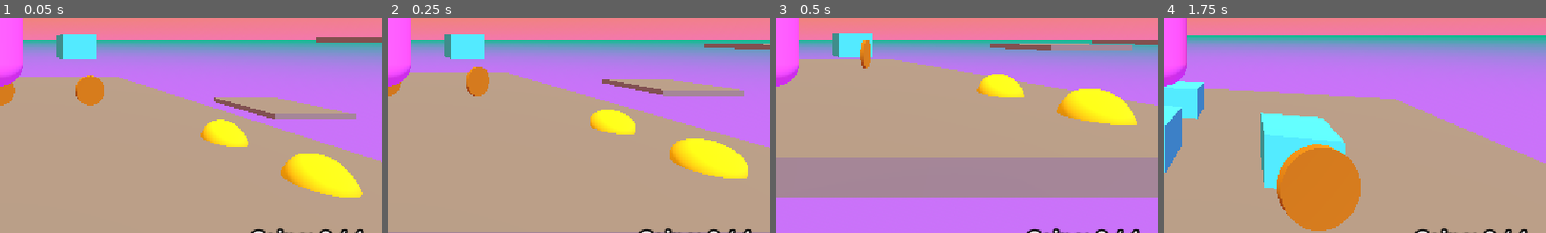
Above: before the commit, frames 1-4 (left to right).
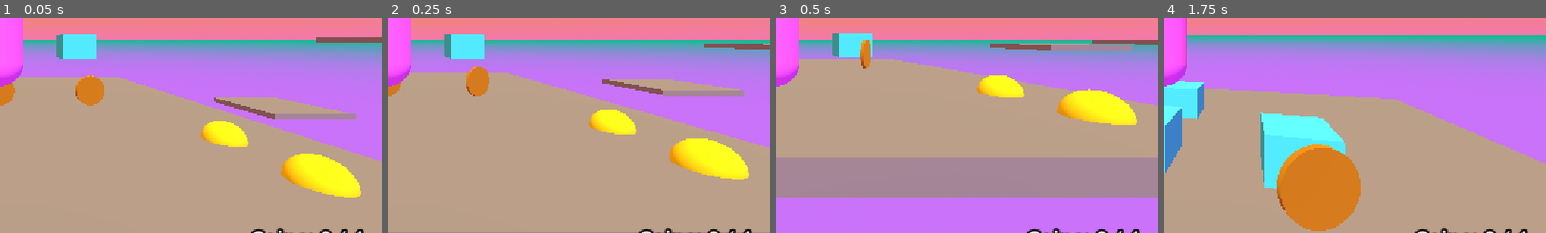
Above: after the commit, the same moments.

Repository: 17Dodecahedrons/Spieleentwicklungskurs
Game: Godot game, scene res://szenen/level_1.tscn
Two runs of this game, one before a commit and one after it. Both use one fixed random seed, a clock stepped at 60 frames per second and the inputs below.
Inputs (mouse positions are % of the whole screen's width and height, from its top left):
- Up to frame 1 (0.05 s): no input
- Up to frame 2 (0.25 s): no input
- Up to frame 3 (0.5 s): no input
- Up to frame 4 (1.75 s): move the mouse to (55, 50) at 0.52 s; hold W (forward) from 0.53 s (still down); tap Space (jump) at 0.6, 0.77, 1.07, 1.52, 1.55 s; move the mouse to (45, 50) at 1.27 s; tap Ctrl (crouch) at 1.35 s
The pictures show only the part of the screen within x 50-100%, y 45-95%; the shares and areas given below are measured in that part.

The runs differ from the first frame. In frame 1, 0.2% of the frame differs, in the area x 53-95%, y 47-84%; in frame 2, 0.2%; in frame 3, 0.2%; in frame 4, nothing differs.

Commit message:
jump bubble wiggle logic

Diff:
--- a/shader/jump_bubble.gdshader
+++ b/shader/jump_bubble.gdshader
@@ -1,6 +1,6 @@
 shader_type spatial;
 
-uniform float hit_intensity = 0.02;
+uniform float hit_intensity = 0.0;
 
 void vertex() {
 	// Mehr Mathe Magie
--- /dev/null
+++ b/skripte/jump_bubble.gd
@@ -0,0 +1,12 @@
+extends StaticBody3D
+
+@onready var jump_bubble_mesh = $MeshInstance3D
+var hit_intensity = 0.0
+
+func _jiggle() -> void:
+	hit_intensity = 0.3
+
+func _process(delta: float) -> void:
+	if hit_intensity > 0:
+		jump_bubble_mesh.get_active_material(0).set_shader_parameter("hit_intensity", hit_intensity)
+		hit_intensity -= delta
--- a/skripte/steve.gd
+++ b/skripte/steve.gd
@@ -65,6 +65,8 @@
 			# Schalter betätigen und Timer setzen
 			JB_allow_jump = false
 			JB_timer = JB_COOLDOWN
+			# Jiggle
+			collider._jiggle()
 
 	# Jump Bubble Timer
 	if not JB_allow_jump:
--- a/szenen/jump_bubble.tscn
+++ b/szenen/jump_bubble.tscn
@@ -1,13 +1,16 @@
 [gd_scene format=3 uid="uid://b0ng4i8ihueso"]
 
+[ext_resource type="Script" uid="uid://fplfg4o5dnfh" path="res://skripte/jump_bubble.gd" id="1_5ig7e"]
 [ext_resource type="Shader" uid="uid://upedr3ltusid" path="res://shader/jump_bubble.gdshader" id="1_6yrsv"]
 
 [sub_resource type="ShaderMaterial" id="ShaderMaterial_ykmtj"]
+resource_local_to_scene = true
 render_priority = 0
 shader = ExtResource("1_6yrsv")
-shader_parameter/hit_intensity = 0.02
+shader_parameter/hit_intensity = 0.0
 
 [sub_resource type="SphereMesh" id="SphereMesh_g4v7s"]
+resource_local_to_scene = true
 material = SubResource("ShaderMaterial_ykmtj")
 
 [sub_resource type="SphereShape3D" id="SphereShape3D_hh2r7"]
@@ -16,6 +19,7 @@
 
 [node name="StaticBody3D" type="StaticBody3D" parent="." unique_id=1337346715 groups=["jumpbubble"]]
 collision_mask = 0
+script = ExtResource("1_5ig7e")
 
 [node name="MeshInstance3D" type="MeshInstance3D" parent="StaticBody3D" unique_id=2001291157]
 mesh = SubResource("SphereMesh_g4v7s")
Not shown, changed: branch_description.txt
Not shown, added: skripte/jump_bubble.gd.uid
